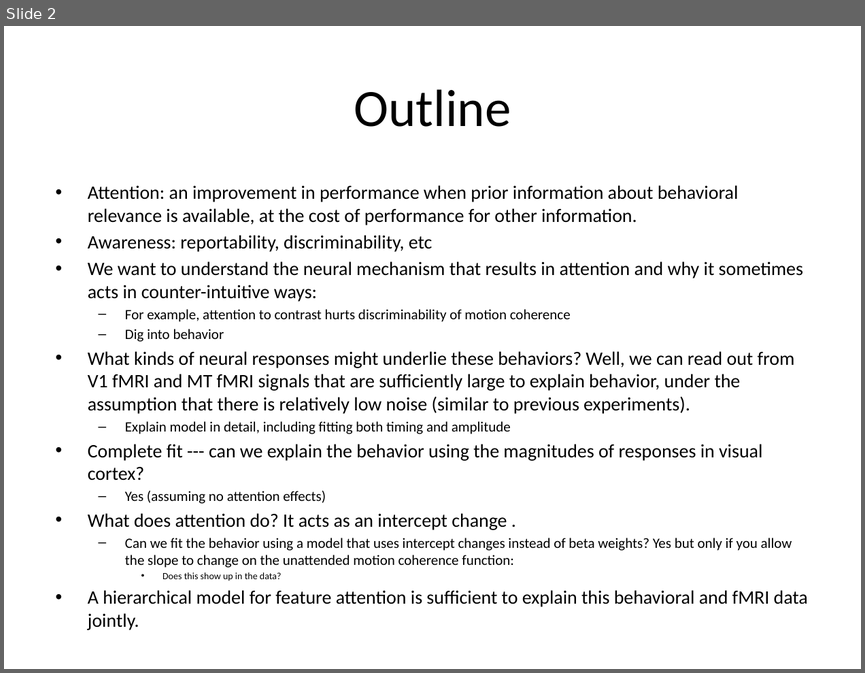
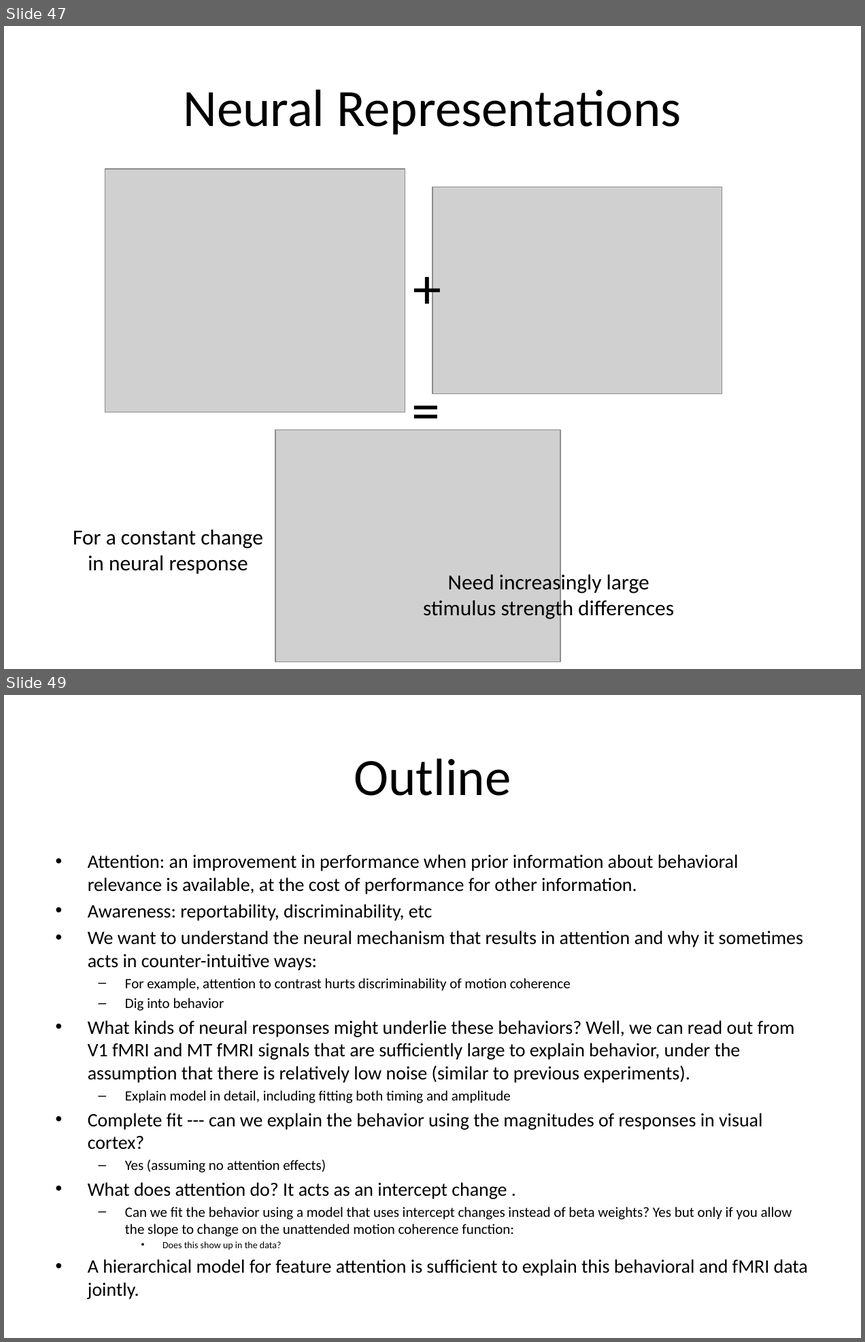
Before and after one commit to dbirman/att_awe, a slide deck: talks/20160823_mad_birman.pptx. Shown one above the other, each under a label of ours: slide 2 before the commit, slides 47 and 49 after it; the slides between them are not shown. The pictures are 865x673 and 865x1342 pixels, drawn with LibreOffice and Linux fonts; fonts in the diff are those of the drawing; grey boxes stand for pictures. Boxes give left, top, right and bottom in pixels: in the first picture for what was removed or moved away, otherwise in the second. Text is boxed around its words. In the diff, an @@ line names an element or a change of style, - is before the commit and + after.

```diff
--- a/talks/20160823_mad_birman.pptx
+++ b/talks/20160823_mad_birman.pptx
@@ slide 47 added at bbox=[4, 26, 861, 669], background #FFFFFF @@
@@ title added at bbox=[184, 89, 681, 135], 44 pt, text #000000 @@
+Neural Representations
@@ picture added at bbox=[105, 169, 405, 412] @@
@@ picture added at bbox=[432, 187, 722, 394] @@
@@ text added at bbox=[405, 247, 451, 325], 48 pt, text #000000 @@
++
@@ text added at bbox=[403, 369, 449, 447], 48 pt, text #000000 @@
+=
@@ picture added at bbox=[275, 429, 561, 662] @@
@@ text added at bbox=[73, 529, 263, 573], 18 pt, text #000000 @@
+For a constant change
+in neural response
@@ text added at bbox=[423, 571, 674, 620], 18 pt, text #000000 @@
+Need increasingly large
+stimulus strength differences
@@ what was slide 2 is now slide 49 @@
```
Also in this commit, not shown: 47 other slides added, 5 slides removed, 11 other files.
